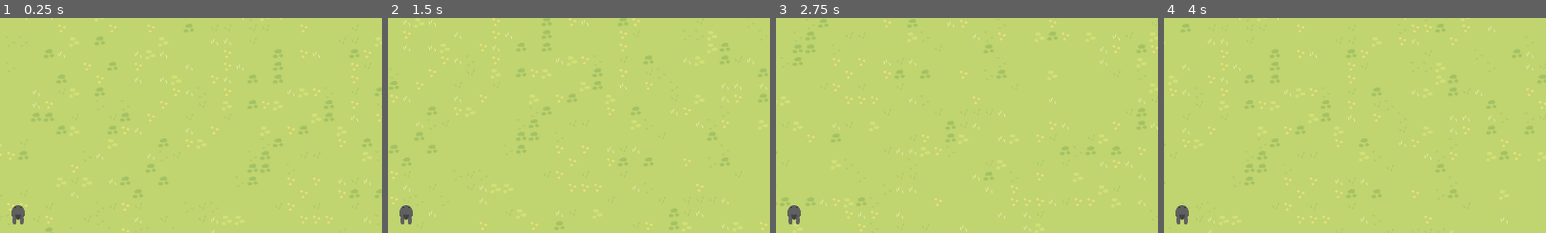
Above: before the commit, frames 1-4 (left to right).
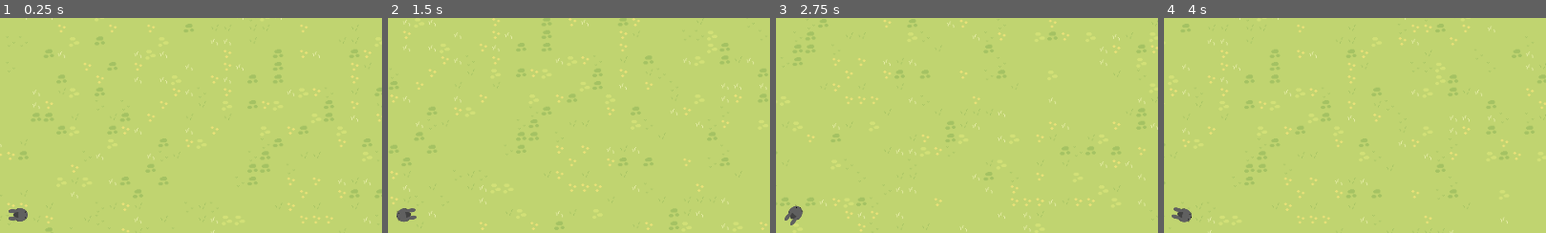
Above: after the commit, the same moments.

Repository: solecity/game-dev-projects
Game: Godot game, scene res://levels/main.tscn
Two runs of this game, one before a commit and one after it. Both use one fixed random seed, a clock stepped at 60 frames per second and the inputs below.
Inputs (mouse positions are % of the whole screen's width and height, from its top left):
- Up to frame 1 (0.25 s): no input
- Up to frame 2 (1.5 s): tap Enter at 0.5 s; move the mouse to (72, 45) at 0.52 s; hold D (right) 0.53-1.28 s; move the mouse to (30, 55) at 1.27 s; hold S (down) from 1.28 s (still down)
- Up to frame 3 (2.75 s): move the mouse to (60, 28) at 2.02 s; release S (down) at 2.03 s; hold D (right) from 2.03 s (still down)
- Up to frame 4 (4 s): move the mouse to (45, 70) at 2.77 s; release D (right) at 2.78 s; hold W (up) 2.78-3.53 s; move the mouse to (80, 65) at 3.52 s; hold A (left) from 3.53 s (still down)
The pictures show only the part of the screen within x 48-98%, y 4-54%; the shares and areas given below are measured in that part.

The runs differ from the first frame. In frame 1, 0.2% of the frame differs, in the area x 2-8%, y 87-96%; in frame 2, 0.2%; in frame 3, 0.2%; in frame 4, 0.2%.

Commit message:
fix player movement

Diff:
--- a/shooter/characters/player.gd
+++ b/shooter/characters/player.gd
@@ -1,14 +1,20 @@
 extends CharacterBody2D
+
+@onready var sprite = $Sprite2D
 
 @export var speed : float = 200.0
 
 
+func _ready():
+	sprite.rotation_degrees = 90
+
+
 func _physics_process(_delta):
 	var direction : Vector2 = Vector2.ZERO
-
 	direction.x = Input.get_action_strength("right") - Input.get_action_strength("left")
 	direction.y = Input.get_action_strength("down") - Input.get_action_strength("up")
 
 	velocity = direction * speed
 
+	look_at(get_global_mouse_position())
 	move_and_slide()
--- a/shooter/project.godot
+++ b/shooter/project.godot
@@ -19,10 +19,14 @@
 
 window/size/viewport_width=1920
 window/size/viewport_height=1080
-window/size/window_width_override=1920
-window/size/window_height_override=1080
+window/size/window_width_override=1408
+window/size/window_height_override=792
 window/stretch/mode="canvas_items"
 window/stretch/scale=2.0
+
+[dotnet]
+
+project/assembly_name="shooter"
 
 [input]
 
